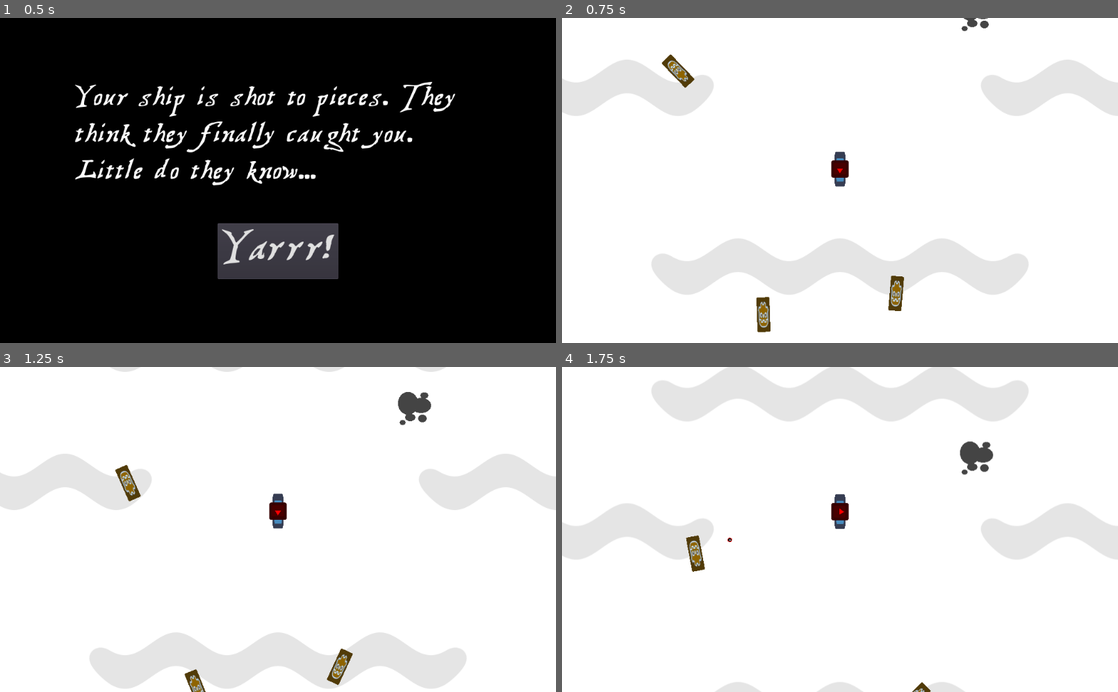
Above: before the commit, frames 1-4 (two rows, left to right).
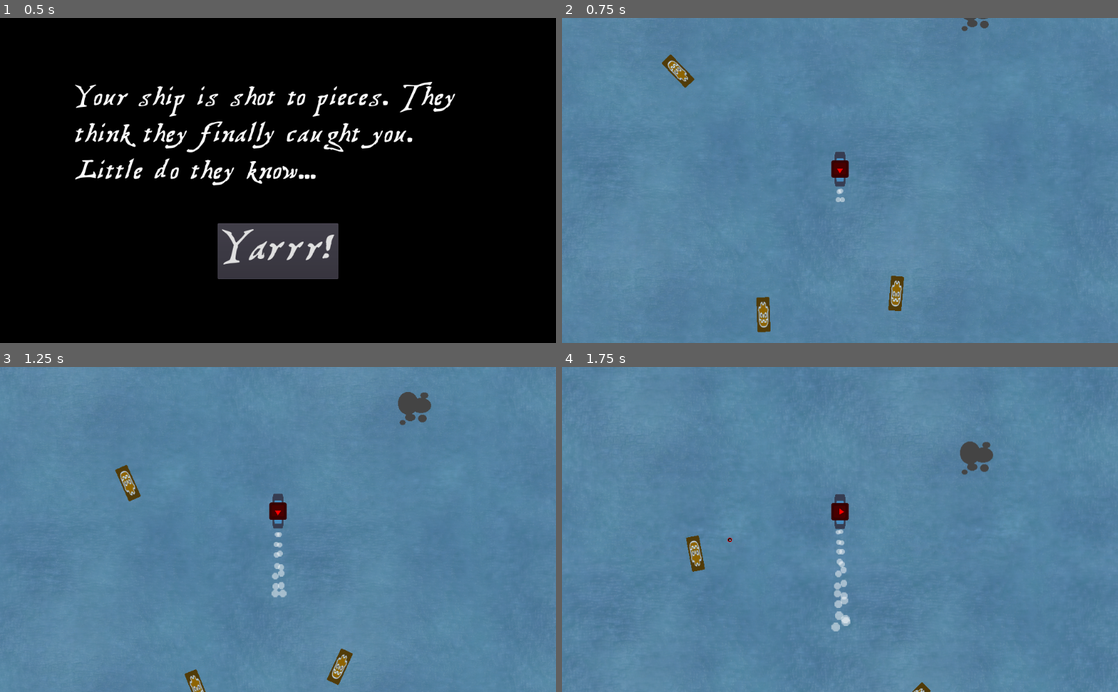
Above: after the commit, the same moments.

Repository: HedgeLizards/grappling
Game: Godot game, scene res://scenes/Menu.tscn
The game is run twice, just before and just after one commit, with the same random seed, the same clock (stepped at 60 frames per second) and the same inputs. The engine's default icon, where the game draws it, is replaced by a stand-in: a white triangle on a blue panel in a dark square.
Inputs (mouse positions are in pixels of both pictures, inside the frame that each line leads up to):
- Up to frame 1 (0.5 s): no input
- Up to frame 2 (0.75 s): click "Yarrr!" at 0.5 s
- Up to frame 3 (1.25 s): no input
- Up to frame 4 (1.75 s): move the mouse to (962, 513) at 1.27 s; tap H (hunt) at 1.35 s; click (962, 513) at 1.42 s

Frame 1 is identical in both runs. In frame 2, 99% of the frame differs, in the area x 0-100%, y 0-100%; in frame 3, 99%; in frame 4, 99%.

Commit message:
sea background

Diff:
--- /dev/null
+++ b/resources/SeaAnimation.tres
@@ -0,0 +1,150 @@
+[gd_resource type="AnimatedTexture" load_steps=49 format=2]
+
+[ext_resource path="res://assets/sea/Sea00.png" type="Texture" id=1]
+[ext_resource path="res://assets/sea/Sea01.png" type="Texture" id=2]
+[ext_resource path="res://assets/sea/Sea02.png" type="Texture" id=3]
+[ext_resource path="res://assets/sea/Sea03.png" type="Texture" id=4]
+[ext_resource path="res://assets/sea/Sea04.png" type="Texture" id=5]
+[ext_resource path="res://assets/sea/Sea05.png" type="Texture" id=6]
+[ext_resource path="res://assets/sea/Sea06.png" type="Texture" id=7]
+[ext_resource path="res://assets/sea/Sea07.png" type="Texture" id=8]
+[ext_resource path="res://assets/sea/Sea08.png" type="Texture" id=9]
+[ext_resource path="res://assets/sea/Sea09.png" type="Texture" id=10]
+[ext_resource path="res://assets/sea/Sea10.png" type="Texture" id=11]
+[ext_resource path="res://assets/sea/Sea11.png" type="Texture" id=12]
+[ext_resource path="res://assets/sea/Sea12.png" type="Texture" id=13]
+[ext_resource path="res://assets/sea/Sea13.png" type="Texture" id=14]
+[ext_resource path="res://assets/sea/Sea14.png" type="Texture" id=15]
+[ext_resource path="res://assets/sea/Sea15.png" type="Texture" id=16]
+[ext_resource path="res://assets/sea/Sea16.png" type="Texture" id=17]
+[ext_resource path="res://assets/sea/Sea17.png" type="Texture" id=18]
+[ext_resource path="res://assets/sea/Sea18.png" type="Texture" id=19]
+[ext_resource path="res://assets/sea/Sea19.png" type="Texture" id=20]
+[ext_resource path="res://assets/sea/Sea20.png" type="Texture" id=21]
+[ext_resource path="res://assets/sea/Sea21.png" type="Texture" id=22]
+[ext_resource path="res://assets/sea/Sea22.png" type="Texture" id=23]
+[ext_resource path="res://assets/sea/Sea23.png" type="Texture" id=24]
+[ext_resource path="res://assets/sea/Sea24.png" type="Texture" id=25]
+[ext_resource path="res://assets/sea/Sea25.png" type="Texture" id=26]
+[ext_resource path="res://assets/sea/Sea26.png" type="Texture" id=27]
+[ext_resource path="res://assets/sea/Sea27.png" type="Texture" id=28]
+[ext_resource path="res://assets/sea/Sea28.png" type="Texture" id=29]
+[ext_resource path="res://assets/sea/Sea29.png" type="Texture" id=30]
+[ext_resource path="res://assets/sea/Sea30.png" type="Texture" id=31]
+[ext_resource path="res://assets/sea/Sea31.png" type="Texture" id=32]
+[ext_resource path="res://assets/sea/Sea32.png" type="Texture" id=33]
+[ext_resource path="res://assets/sea/Sea33.png" type="Texture" id=34]
+[ext_resource path="res://assets/sea/Sea34.png" type="Texture" id=35]
+[ext_resource path="res://assets/sea/Sea35.png" type="Texture" id=36]
+[ext_resource path="res://assets/sea/Sea36.png" type="Texture" id=37]
+[ext_resource path="res://assets/sea/Sea37.png" type="Texture" id=38]
+[ext_resource path="res://assets/sea/Sea38.png" type="Texture" id=39]
+[ext_resource path="res://assets/sea/Sea39.png" type="Texture" id=40]
+[ext_resource path="res://assets/sea/Sea40.png" type="Texture" id=41]
+[ext_resource path="res://assets/sea/Sea41.png" type="Texture" id=42]
+[ext_resource path="res://assets/sea/Sea42.png" type="Texture" id=43]
+[ext_resource path="res://assets/sea/Sea43.png" type="Texture" id=44]
+[ext_resource path="res://assets/sea/Sea44.png" type="Texture" id=45]
+[ext_resource path="res://assets/sea/Sea45.png" type="Texture" id=46]
+[ext_resource path="res://assets/sea/Sea46.png" type="Texture" id=47]
+[ext_resource path="res://assets/sea/Sea47.png" type="Texture" id=48]
+
+[resource]
+flags = 4
+frames = 48
+fps = 6.0
+frame_0/texture = ExtResource( 1 )
+frame_1/texture = ExtResource( 2 )
+frame_1/delay_sec = 0.0
+frame_2/texture = ExtResource( 3 )
+frame_2/delay_sec = 0.0
+frame_3/texture = ExtResource( 4 )
+frame_3/delay_sec = 0.0
+frame_4/texture = ExtResource( 5 )
+frame_4/delay_sec = 0.0
+frame_5/texture = ExtResource( 6 )
+frame_5/delay_sec = 0.0
+frame_6/texture = ExtResource( 7 )
+frame_6/delay_sec = 0.0
+frame_7/texture = ExtResource( 8 )
+frame_7/delay_sec = 0.0
+frame_8/texture = ExtResource( 9 )
+frame_8/delay_sec = 0.0
+frame_9/texture = ExtResource( 10 )
+frame_9/delay_sec = 0.0
+frame_10/texture = ExtResource( 11 )
+frame_10/delay_sec = 0.0
+frame_11/texture = ExtResource( 12 )
+frame_11/delay_sec = 0.0
+frame_12/texture = ExtResource( 13 )
+frame_12/delay_sec = 0.0
+frame_13/texture = ExtResource( 14 )
+frame_13/delay_sec = 0.0
+frame_14/texture = ExtResource( 15 )
+frame_14/delay_sec = 0.0
+frame_15/texture = ExtResource( 16 )
+frame_15/delay_sec = 0.0
+frame_16/texture = ExtResource( 17 )
+frame_16/delay_sec = 0.0
+frame_17/texture = ExtResource( 18 )
+frame_17/delay_sec = 0.0
+frame_18/texture = ExtResource( 19 )
+frame_18/delay_sec = 0.0
+frame_19/texture = ExtResource( 20 )
+frame_19/delay_sec = 0.0
+frame_20/texture = ExtResource( 21 )
+frame_20/delay_sec = 0.0
+frame_21/texture = ExtResource( 22 )
+frame_21/delay_sec = 0.0
+frame_22/texture = ExtResource( 23 )
+frame_22/delay_sec = 0.0
+frame_23/texture = ExtResource( 24 )
+frame_23/delay_sec = 0.0
+frame_24/texture = ExtResource( 25 )
+frame_24/delay_sec = 0.0
+frame_25/texture = ExtResource( 26 )
+frame_25/delay_sec = 0.0
+frame_26/texture = ExtResource( 27 )
+frame_26/delay_sec = 0.0
+frame_27/texture = ExtResource( 28 )
+frame_27/delay_sec = 0.0
+frame_28/texture = ExtResource( 29 )
+frame_28/delay_sec = 0.0
+frame_29/texture = ExtResource( 30 )
+frame_29/delay_sec = 0.0
+frame_30/texture = ExtResource( 31 )
+frame_30/delay_sec = 0.0
+frame_31/texture = ExtResource( 32 )
+frame_31/delay_sec = 0.0
+frame_32/texture = ExtResource( 33 )
+frame_32/delay_sec = 0.0
+frame_33/texture = ExtResource( 34 )
+frame_33/delay_sec = 0.0
+frame_34/texture = ExtResource( 35 )
+frame_34/delay_sec = 0.0
+frame_35/texture = ExtResource( 36 )
+frame_35/delay_sec = 0.0
+frame_36/texture = ExtResource( 37 )
+frame_36/delay_sec = 0.0
+frame_37/texture = ExtResource( 38 )
+frame_37/delay_sec = 0.0
+frame_38/texture = ExtResource( 39 )
+frame_38/delay_sec = 0.0
+frame_39/texture = ExtResource( 40 )
+frame_39/delay_sec = 0.0
+frame_40/texture = ExtResource( 41 )
+frame_40/delay_sec = 0.0
+frame_41/texture = ExtResource( 42 )
+frame_41/delay_sec = 0.0
+frame_42/texture = ExtResource( 43 )
+frame_42/delay_sec = 0.0
+frame_43/texture = ExtResource( 44 )
+frame_43/delay_sec = 0.0
+frame_44/texture = ExtResource( 45 )
+frame_44/delay_sec = 0.0
+frame_45/texture = ExtResource( 46 )
+frame_45/delay_sec = 0.0
+frame_46/texture = ExtResource( 47 )
+frame_46/delay_sec = 0.0
+frame_47/texture = ExtResource( 48 )
+frame_47/delay_sec = 0.0
--- a/scenes/Main.tscn
+++ b/scenes/Main.tscn
@@ -1,7 +1,7 @@
-[gd_scene load_steps=11 format=2]
+[gd_scene load_steps=10 format=2]
 
 [ext_resource path="res://scenes/Player.tscn" type="PackedScene" id=1]
-[ext_resource path="res://assets/sea.png" type="Texture" id=2]
+[ext_resource path="res://resources/SeaAnimation.tres" type="Texture" id=2]
 [ext_resource path="res://scenes/Rock.tscn" type="PackedScene" id=3]
 [ext_resource path="res://assets/AMB_Atmosphere.ogg" type="AudioStream" id=4]
 [ext_resource path="res://scenes/Ship.tscn" type="PackedScene" id=5]
@@ -9,14 +9,6 @@
 [ext_resource path="res://assets/MUS_MAIN.ogg" type="AudioStream" id=7]
 [ext_resource path="res://scripts/Environment.gd" type="Script" id=8]
 [ext_resource path="res://scripts/Camera2D.gd" type="Script" id=9]
-
-[sub_resource type="AnimatedTexture" id=1]
-flags = 4
-frames = 2
-fps = 6.0
-frame_0/texture = ExtResource( 2 )
-frame_1/texture = ExtResource( 2 )
-frame_1/delay_sec = 0.0
 
 [node name="Main" type="Node2D"]
 
@@ -29,7 +21,7 @@
 margin_right = 5000.0
 margin_bottom = 5000.0
 mouse_filter = 2
-texture = SubResource( 1 )
+texture = ExtResource( 2 )
 stretch_mode = 2
 
 [node name="SpawnTimer" type="Timer" parent="Environment"]
Not shown, added: resources/SeaAnimation.tres.backup
Not shown, added: resources/create_sea_animation.py
